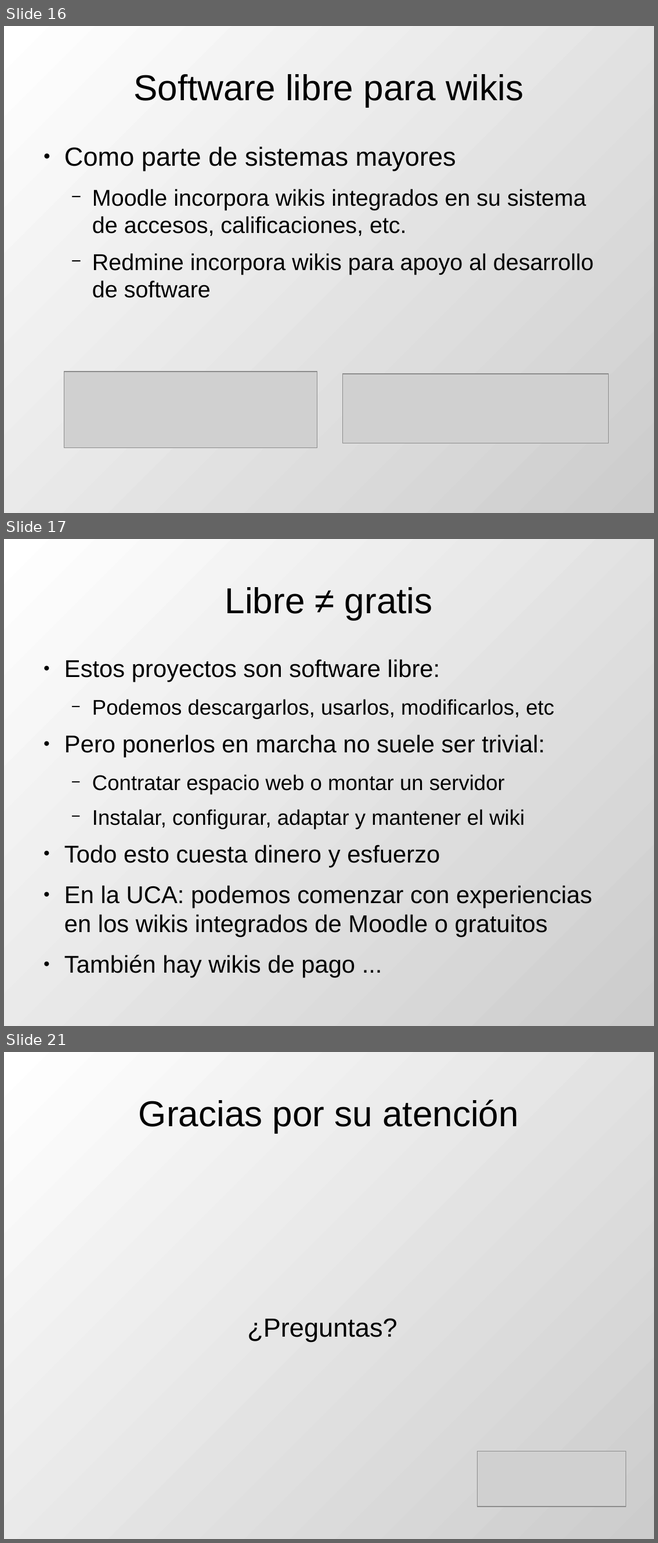
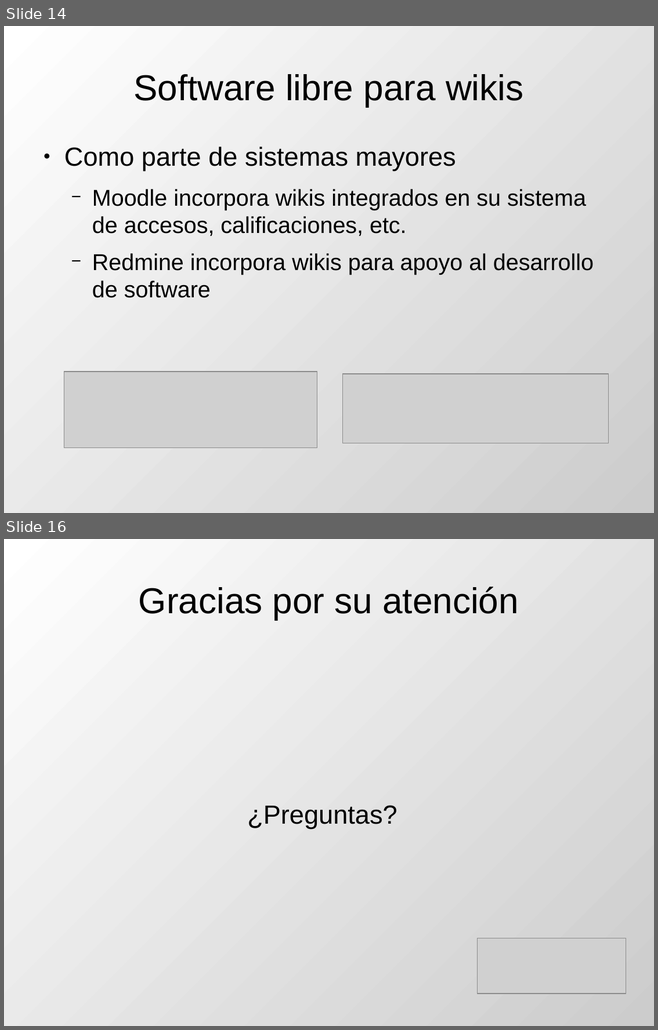
Before and after one commit to DrPantera/wikis4education, a slide deck: uca-2013_07/tema-1-Introduccion.odp. Shown one above the other, each under a label of ours: slides 16, 17 and 21 before the commit, slides 14 and 16 after it; the slides between them are not shown. The pictures are 658x1543 and 658x1030 pixels, drawn with LibreOffice and Linux fonts; fonts in the diff are those of the drawing; grey boxes stand for pictures. Boxes give left, top, right and bottom in pixels: in the first picture for what was removed or moved away, otherwise in the second. Text is boxed around its words. In the diff, an @@ line names an element or a change of style, - is before the commit and + after.

```diff
--- a/uca-2013_07/tema-1-Introduccion.odp
+++ b/uca-2013_07/tema-1-Introduccion.odp
@@ slide 17 removed at (4, 539, 654, 1026), background gradient #FFFFFF to #CCCCCC @@
@@ title removed at (225, 587, 433, 620) @@
-Libre ≠ gratis
@@ text removed at (64, 659, 592, 978) @@
-● Estos proyectos son software libre:
-  − Podemos descargarlos, usarlos, modificarlos, etc
-● Pero ponerlos en marcha no suele ser trivial:
-  − Contratar espacio web o montar un servidor
-  − Instalar, configurar, adaptar y mantener el wiki
-● Todo esto cuesta dinero y esfuerzo
-● En la UCA: podemos comenzar con experiencias en los wikis integrados de Moodle o gratuitos
-● También hay wikis de pago ...
@@ what was slide 16 is now slide 14 @@
@@ what was slide 21 is now slide 16 @@
```
Also in this commit, not shown: 8 slides changed, 4 other slides removed, 2 other files.
